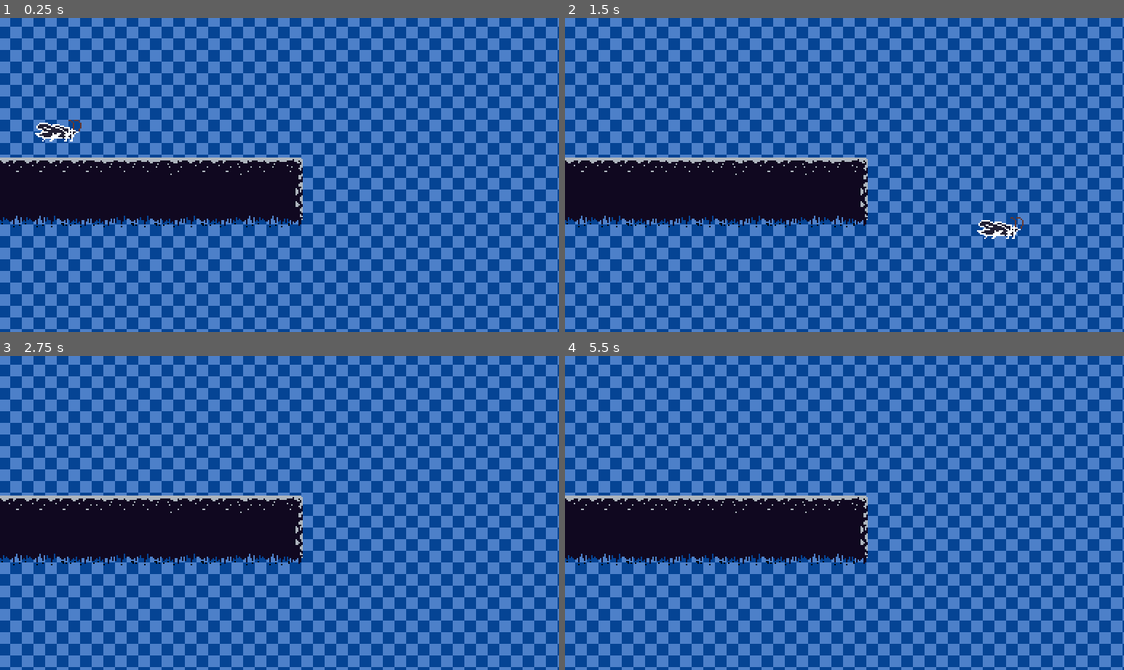
Above: before the commit, frames 1-4 (two rows, left to right).
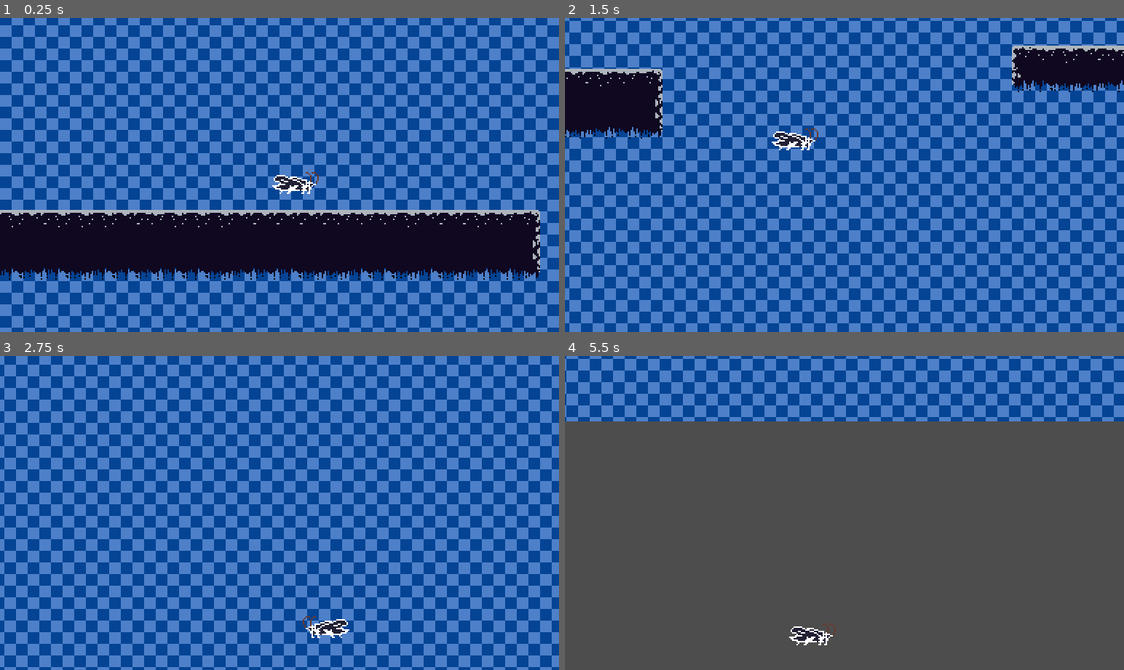
Above: after the commit, the same moments.

Repository: MichaelHanam/foreigner
Game: Godot game, scene res://scenes/sandbox.tscn
Same seed, same stepped clock (60 frames per second), same inputs: the game is played once before the commit and once after it.
Inputs:
- Up to frame 1 (0.25 s): no input
- Up to frame 2 (1.5 s): hold D (move_right) from 0.53 s (still down); tap Space (jump) at 0.77 s
- Up to frame 3 (2.75 s): tap Space (jump) at 1.52 s; release D (move_right) at 2.03 s; hold A (move_left) from 2.03 s (still down)
- Up to frame 4 (5.5 s): release A (move_left) at 2.78 s; hold D (move_right) 2.78-4.28 s; tap Space (jump) at 3.02, 3.77, 4.52 s; hold A (move_left) 4.28-5.03 s; hold D (move_right) from 5.03 s (still down)

The runs differ from the first frame. In frame 1, 83% of the frame differs, in the area x 0-100%, y 0-100%; in frame 2, 59%; in frame 3, 56%; in frame 4, 90%.

Commit message:
add camera

Diff:
--- a/objects/player.tscn
+++ b/objects/player.tscn
@@ -159,6 +159,7 @@
 script = ExtResource("2_ykyjo")
 max_move_speed = 400.0
 jump_velocity = -220.0
+boost_velocity = 65
 deceleration = 50.0
 
 [node name="InputComponent" type="Node" parent="."]
--- a/scenes/sandbox.tscn
+++ b/scenes/sandbox.tscn
@@ -1,8 +1,9 @@
-[gd_scene load_steps=6 format=4 uid="uid://bhqds3jipry74"]
+[gd_scene load_steps=7 format=4 uid="uid://bhqds3jipry74"]
 
 [ext_resource type="Texture2D" uid="uid://cj4k56hmrkcqn" path="res://assets/tilesets/tileset_cave.png" id="1_2ddto"]
 [ext_resource type="Texture2D" uid="uid://bqq48r3qny5kk" path="res://assets/msc/spr_griid.png" id="3_a8pr3"]
 [ext_resource type="PackedScene" uid="uid://c0d3wyqm3sjw3" path="res://objects/player.tscn" id="4_j6lu3"]
+[ext_resource type="Script" uid="uid://c6djuvf6avs6o" path="res://scripts/Follower.gd" id="4_tpt06"]
 
 [sub_resource type="TileSetAtlasSource" id="TileSetAtlasSource_rgld7"]
 texture = ExtResource("1_2ddto")
@@ -343,3 +344,12 @@
 
 [node name="Player" parent="." instance=ExtResource("4_j6lu3")]
 position = Vector2(40, 64)
+
+[node name="Follower" type="Node2D" parent="." node_paths=PackedStringArray("lead")]
+script = ExtResource("4_tpt06")
+lead = NodePath("../Player")
+speed = 100.0
+offset = Vector2(0, -10)
+
+[node name="Camera2D" type="Camera2D" parent="Follower"]
+position_smoothing_enabled = true
--- /dev/null
+++ b/scripts/Follower.gd
@@ -0,0 +1,16 @@
+extends Node2D
+
+@export var lead: CharacterBody2D;
+@export var max_distance := 100.0
+@export var speed := 10.0
+@export var offset := Vector2(0, 0)
+
+func _process(delta: float) -> void:
+	var lead_velocity = lead.velocity * 0.3
+
+	var target_x = lead.position.x + min(max_distance, abs(lead_velocity.x)) * sign(lead_velocity.x)
+	var target_y = lead.position.y + min(max_distance, abs(lead_velocity.y)) * sign(lead_velocity.y)
+	position.x = target_x + offset.x
+	position.y = target_y + offset.y
+	#position.x = move_toward(position.x, min(position.x + max_distance, max(position.x - max_distance, lead.position.x)), delta * speed)
+	#position.y = move_toward(position.y, min(position.y + max_distance, max(position.y - max_distance, lead.position.y)), delta * speed)
--- a/scripts/components/MovementComponent.gd
+++ b/scripts/components/MovementComponent.gd
@@ -34,7 +34,7 @@
 	has_jumped = true
 
 func boost(entity: CharacterBody2D, velocity: float = boost_velocity):
-	entity.velocity.y -= velocity
+	entity.velocity.y += velocity
 	has_boosted = true
 
 func start_buffer_timer():
Not shown, added: scripts/Follower.gd.uid
